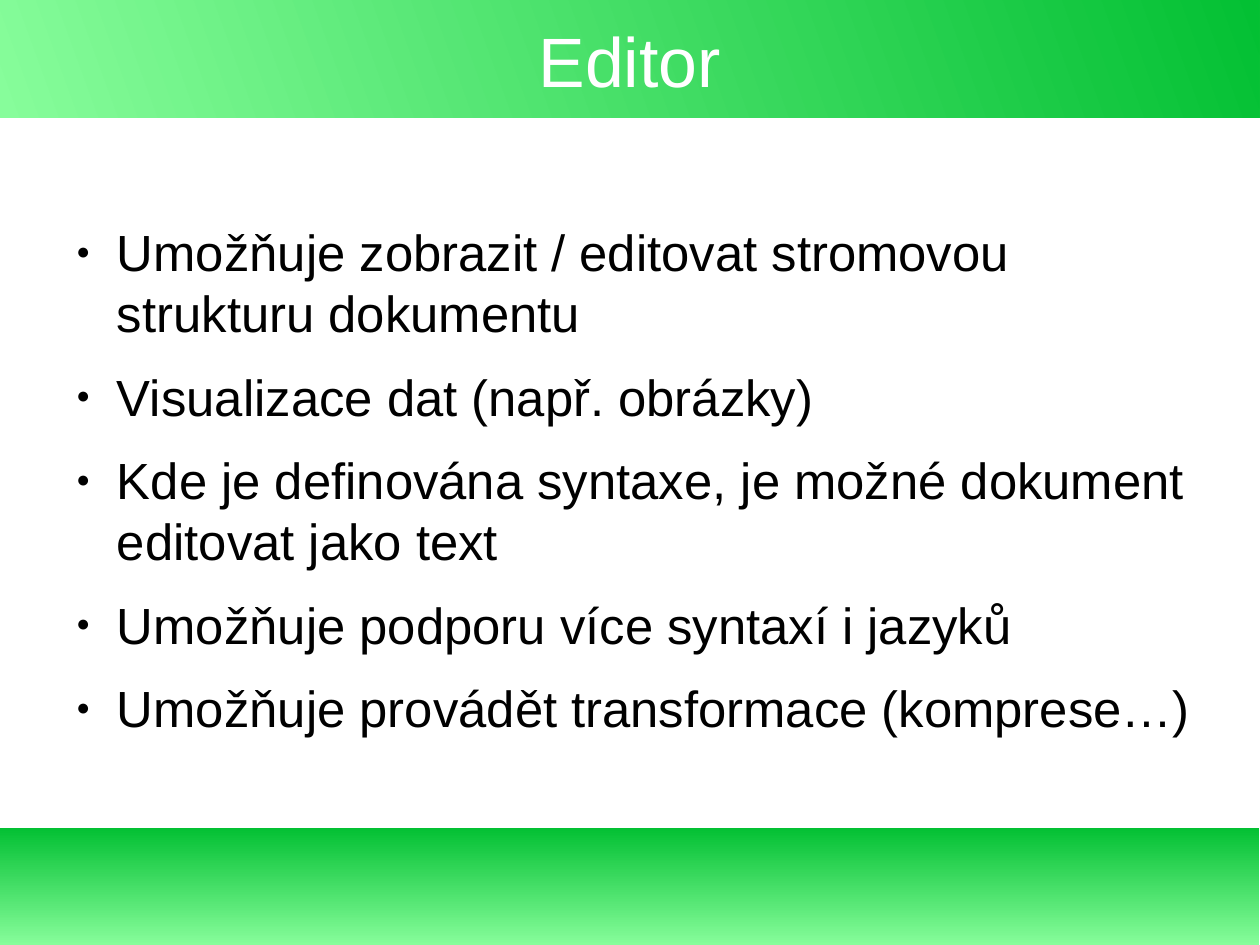
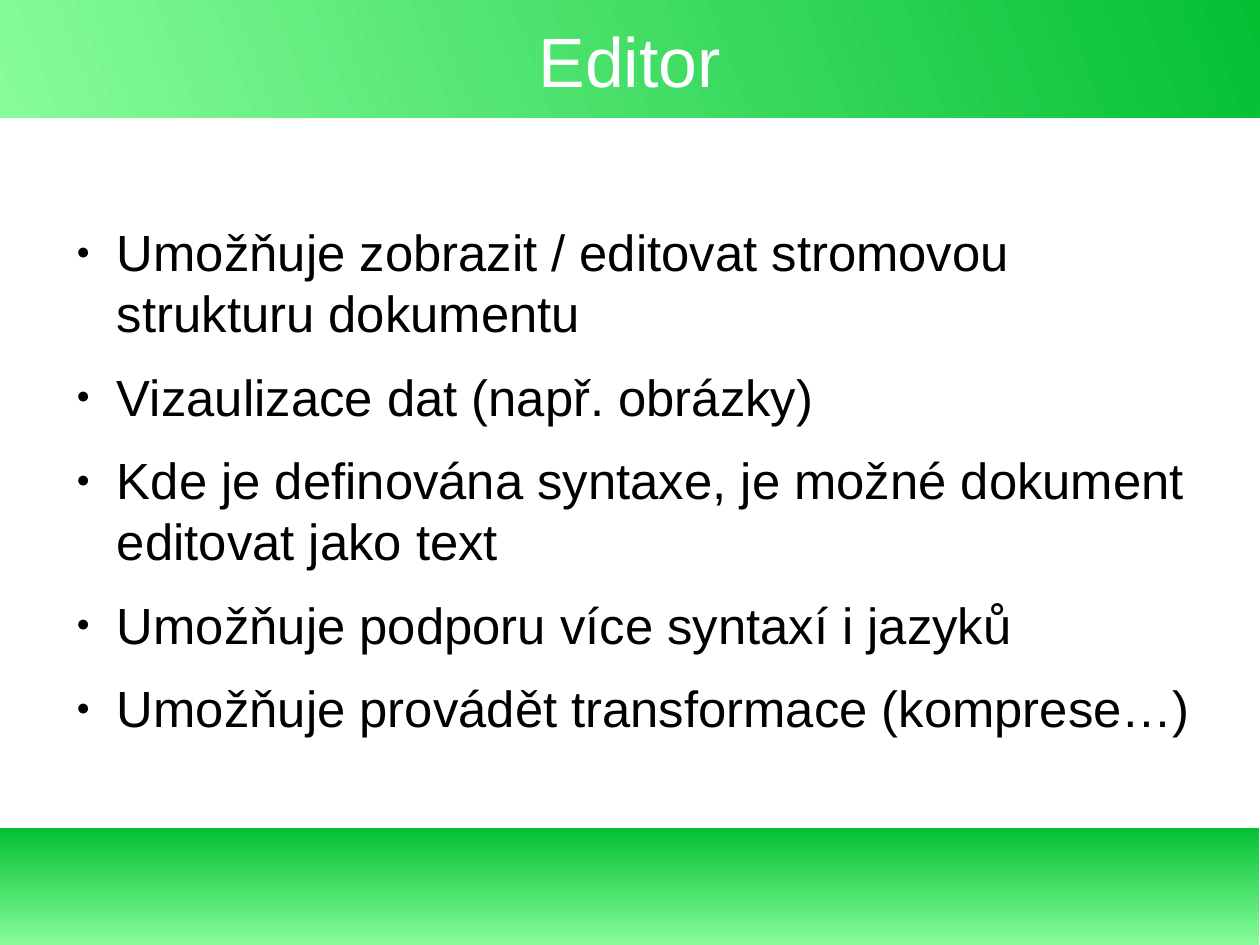
Before and after one commit to exbin/xbup-doc, a slide deck: slide 8 of presentation/XBUP Overview.odp. Drawn at 1260x945 pixels with LibreOffice and Linux fonts; fonts in the diff are those of the drawing. Boxes give left, top, right and bottom in pixels: in the first picture for what was removed or moved away, otherwise in the second. Text is boxed around its words. In the diff, an @@ line names an element or a change of style, - is before the commit and + after.

```diff
--- a/presentation/XBUP Overview.odp
+++ b/presentation/XBUP Overview.odp
@@ text at [117, 378, 813, 426]: text changed @@
-● Visualizace dat (např. obrázky)
+● Vizaulizace dat (např. obrázky)
```
Also in this commit, not shown: 3 other slides changed, 3 other files.
